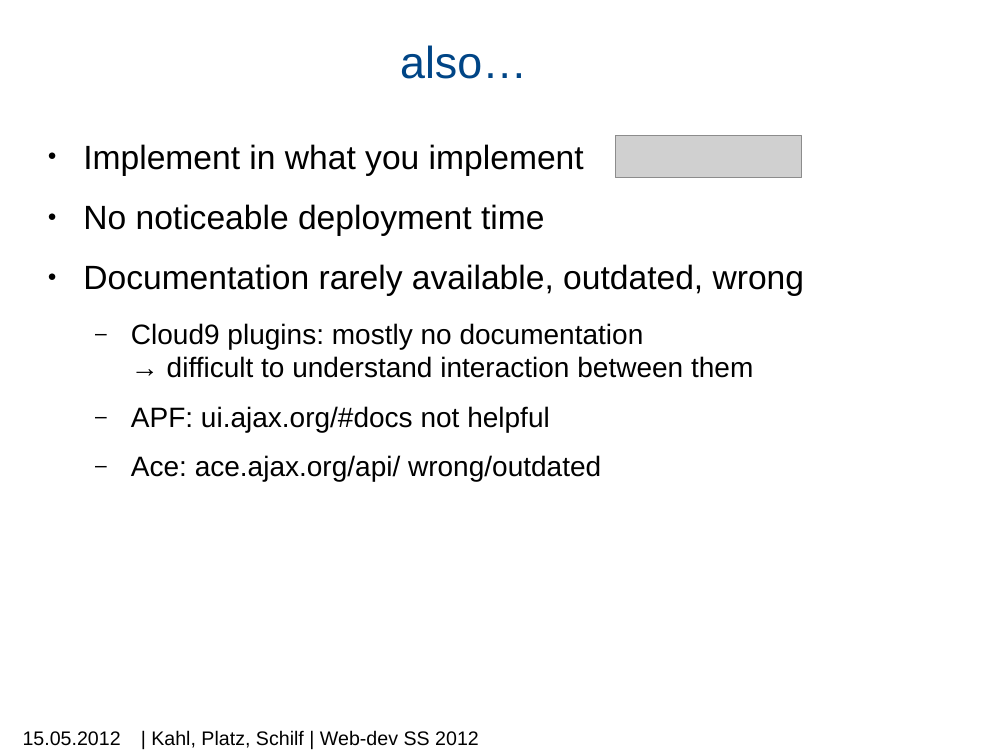
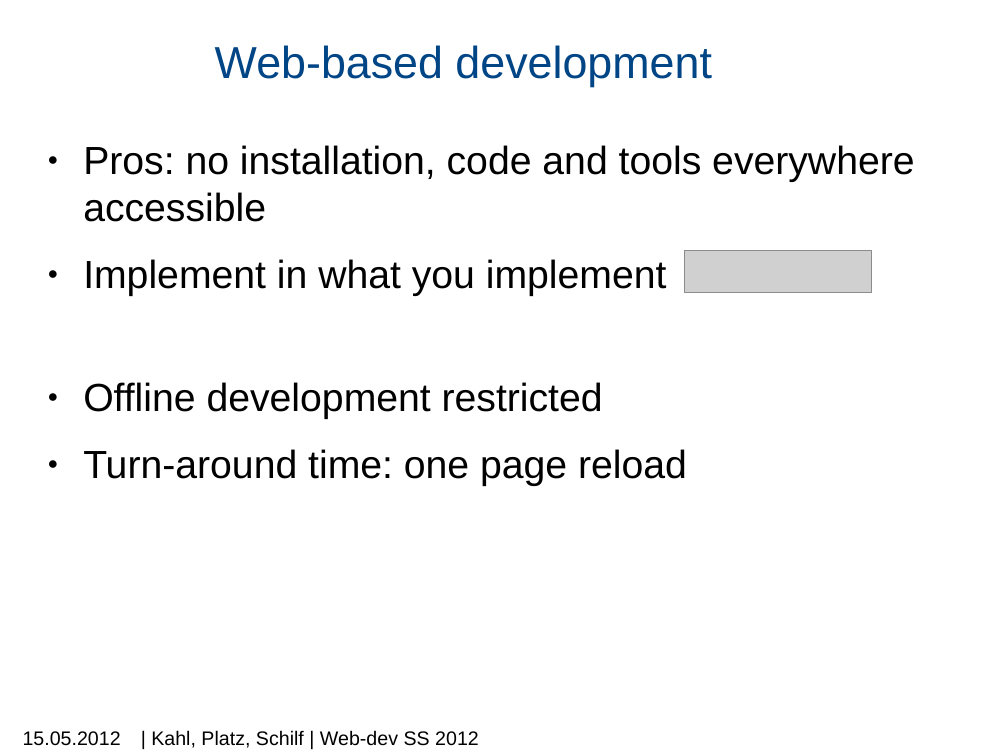
Before and after one commit to machisuji/webdev-spm, a slide deck: slide 12 of seminar/presentation/mps-c9.pptx (slide 8 before the commit). Drawn at 1008x756 pixels with LibreOffice and Linux fonts; fonts in the diff are those of the drawing; grey boxes stand for pictures; background and template pictures are left out. Boxes give left, top, right and bottom in pixels: in the first picture for what was removed or moved away, otherwise in the second. Text is boxed around its words. In the diff, an @@ line names an element or a change of style, - is before the commit and + after.

Commit message:
revised presentation

```diff
--- a/seminar/presentation/mps-c9.pptx
+++ b/seminar/presentation/mps-c9.pptx
@@ title at [215,45,711,87]: text changed @@
-also…
+Web-based development
@@ text at [83,145,914,222]: paragraph added @@
+● Pros: no installation, code and tools everywhere accessible
@@ text at [83,259,667,296]: size 24 to 28 pt in "Implement in what you implement" @@
@@ picture: place and size @@
-picture at [615,136,801,178]
+picture at [684,251,871,293]
@@ text at [83,382,687,486]: text changed; size 20 to 28 pt @@
-● No noticeable deployment time
-● Documentation rarely available, outdated, wrong
-  – Cloud9 plugins: mostly no documentation
-    → difficult to understand interaction between them
-  – APF: ui.ajax.org/#docs not helpful
-  – Ace: ace.ajax.org/api/ wrong/outdated
+● Offline development restricted
+● Turn-around time: one page reload
```
Also in this commit, not shown: 3 other slides changed, 6 slides added, 1 slide removed, 1 other file.
